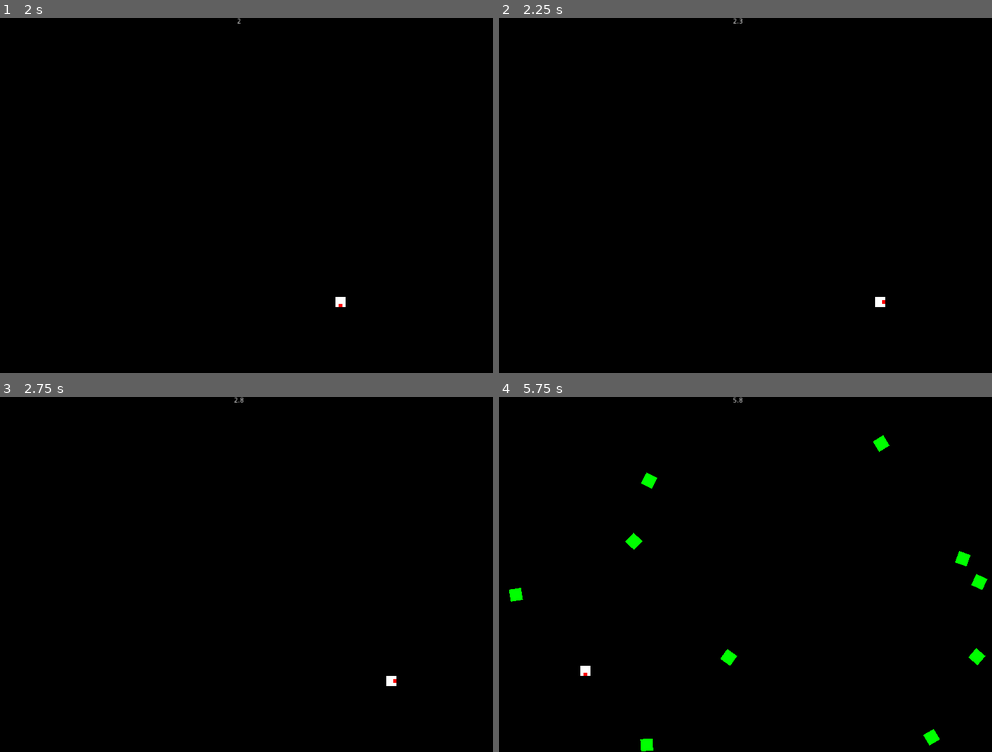
Above: before the commit, frames 1-4 (two rows, left to right).
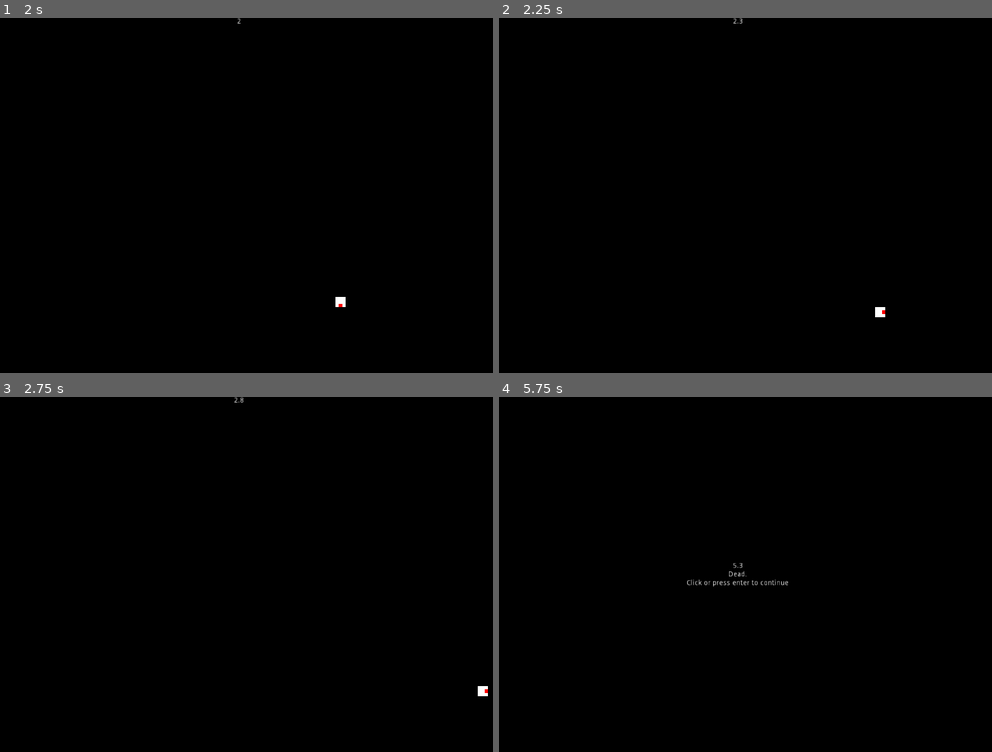
Above: after the commit, the same moments.

Repository: creikey/shmurn
Game: Godot game, scene res://Main.tscn
The game is run twice, just before and just after one commit, with the same random seed, the same clock (stepped at 60 frames per second) and the same inputs. Sound files missing from this copy of the repository are replaced by a short silence.
Inputs (mouse positions are in pixels of both pictures, inside the frame that each line leads up to):
- Up to frame 1 (2 s): tap Enter at 0.5 s; move the mouse to (350, 177) at 0.52 s; press the mouse at (350, 177) at 0.53 s; hold D (g_right) 0.53-1.28 s; move the mouse to (138, 213) at 1.27 s; release the mouse at (138, 213) at 1.28 s; hold S (g_down) from 1.28 s (still down); click (138, 213) at 1.35 s
- Up to frame 2 (2.25 s): move the mouse to (789, 117) at 2.02 s; release S (g_down) at 2.03 s; press the mouse at (789, 117) at 2.03 s; hold D (g_right) from 2.03 s (still down)
- Up to frame 3 (2.75 s): keep holding D (g_right)
- Up to frame 4 (5.75 s): move the mouse to (710, 645) at 2.77 s; release D (g_right) at 2.78 s; release the mouse at (710, 645) at 2.78 s; hold W (g_up) 2.78-3.53 s; click (710, 645) at 2.85 s; move the mouse to (888, 627) at 3.52 s; press the mouse at (888, 627) at 3.53 s; hold A (g_left) 3.53-5.03 s; move the mouse to (587, 521) at 4.27 s; release the mouse at (587, 521) at 4.28 s; click (587, 521) at 4.35 s; move the mouse to (765, 574) at 5.02 s; press the mouse at (765, 574) at 5.03 s; hold S (g_down) from 5.03 s (still down)

Frame 1 is identical in both runs. In frame 2, 0.1% of the frame differs, in the area x 76-79%, y 78-85%; in frame 3, 0.1%; in frame 4, 1.1%, in the area x 2-100%, y 0-100%.

Commit message:
Properly clamp player position

Diff:
--- a/src/Player.gd
+++ b/src/Player.gd
@@ -12,8 +12,8 @@
 		rotation = movement_vector.angle()
 
 	global_position += Vector2(horizontal, vertical)*400.0*delta
-	global_position.x = clamp(global_position.x, 0.0, get_viewport().size.x)
-	global_position.y = clamp(global_position.y, 0.0, get_viewport().size.y)
+	global_position.x = clamp(global_position.x, 0.0, 1000)
+	global_position.y = clamp(global_position.y, 0.0, 700)
 
 
 func _on_Player_area_entered(area):
